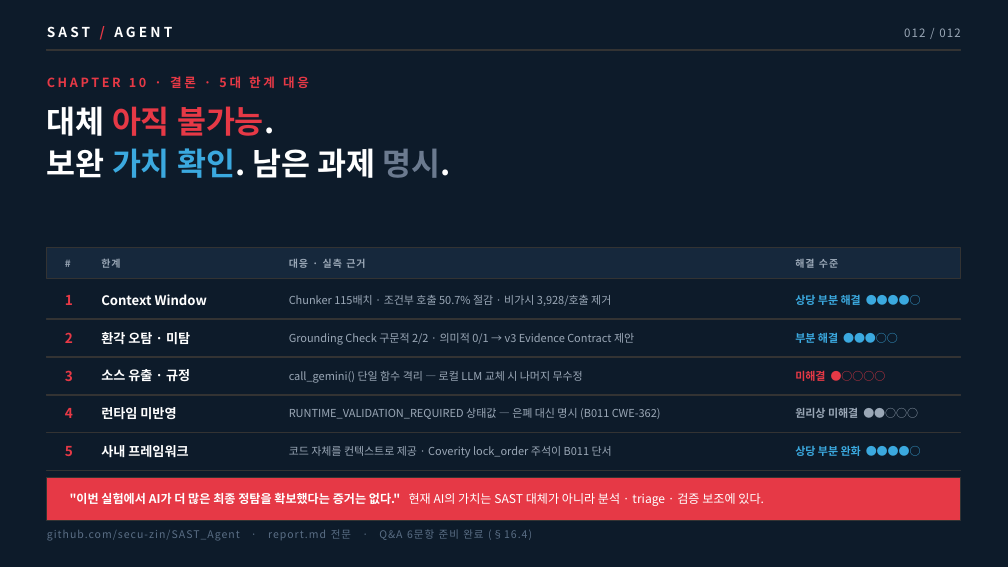
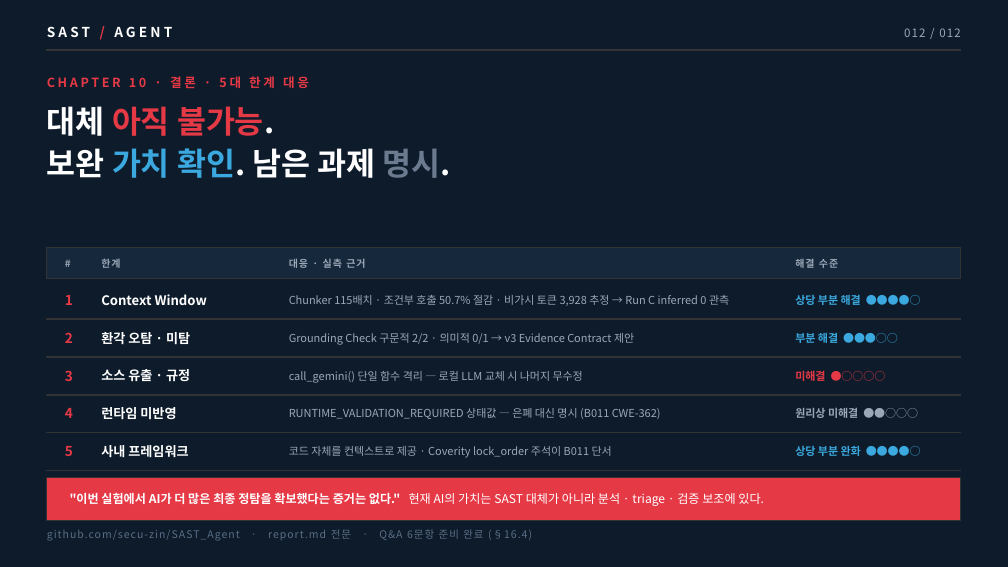
Before and after one commit to secu-zin/SAST_Agent, a slide deck: slide 12 of SAST_Agent_발표.pptx. Drawn at 1008x567 pixels with LibreOffice and Linux fonts; fonts in the diff are those of the drawing. Boxes give left, top, right and bottom in pixels: in the first picture for what was removed or moved away, otherwise in the second. Text is boxed around its words. In the diff, an @@ line names an element or a change of style, - is before the commit and + after.

```diff
--- a/SAST_Agent_발표.pptx
+++ b/SAST_Agent_발표.pptx
@@ text at (x1=289, y1=295, x2=729, y2=306): text changed @@
-Chunker 115배치 · 조건부 호출 50.7% 절감 · 비가시 3,928/호출 제거
+Chunker 115배치 · 조건부 호출 50.7% 절감 · 비가시 토큰 3,928 추정 → Run C inferred 0 관측
```
Also in this commit, not shown: 1 other slide changed, 1 other file.
